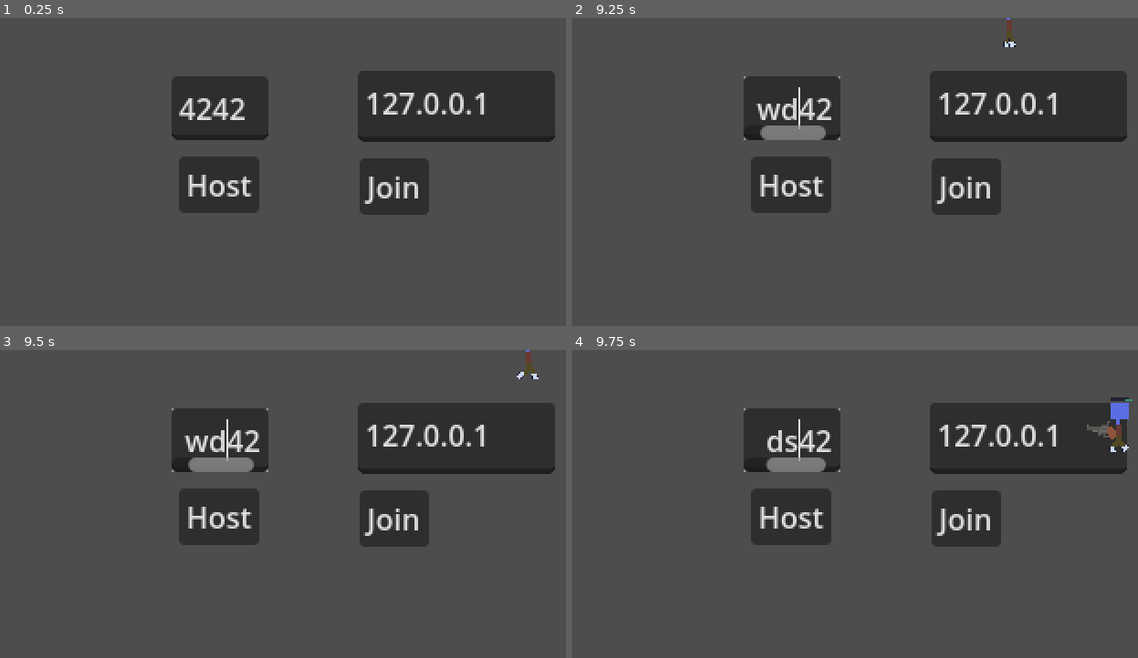
Above: before the commit, frames 1-4 (two rows, left to right).
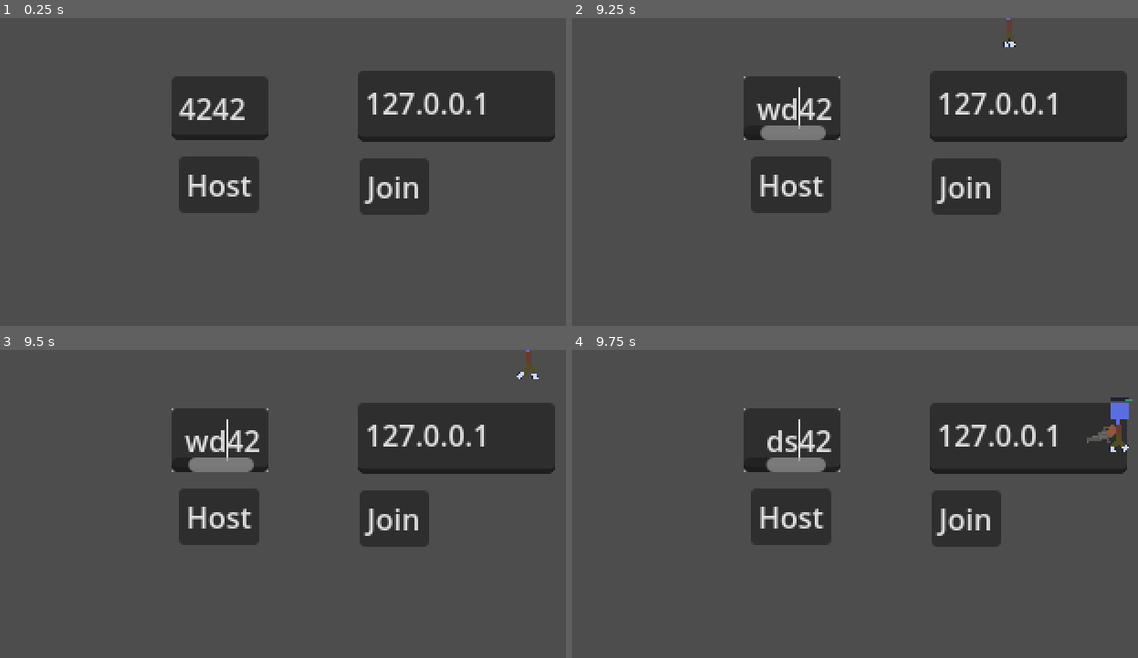
Above: after the commit, the same moments.

Repository: burtonwilliamt/straight-shooter
Game: Godot game, scene res://multiplayer_test.tscn
Same seed, same stepped clock (60 frames per second), same inputs: the game is played once before the commit and once after it.
Inputs (mouse positions are in pixels of both pictures, inside the frame that each line leads up to):
- Up to frame 1 (0.25 s): no input
- Up to frame 2 (9.25 s): tap Enter at 0.5 s; move the mouse to (990, 165) at 0.52 s; hold D (move_right) 0.53-1.25 s; hold Right mouse button (aim) 0.53-1.25 s; click "Host" at 1.25 s; click "Join" at 2 s; move the mouse to (747, 199) at 2.77 s; hold S (move_down) 2.78-3.53 s; click (747, 199) at 2.85 s; move the mouse to (922, 110) at 3.52 s; hold D (move_right) 3.53-4.28 s; hold Right mouse button (aim) 3.53-4.28 s; move the mouse to (832, 249) at 4.27 s; hold W (move_up) 4.28-5.03 s; click (832, 249) at 4.35 s; move the mouse to (1041, 230) at 5.02 s; hold Right mouse button (aim) 5.03-5.78 s; hold A (move_left) 5.03-6.53 s; move the mouse to (690, 131) at 5.77 s; click (690, 131) at 5.85 s; move the mouse to (894, 181) at 6.52 s; hold S (move_down) 6.53-7.28 s; hold Right mouse button (aim) 6.53-7.28 s; move the mouse to (775, 101) at 7.27 s; hold D (move_right) 7.28-8.03 s; click (775, 101) at 7.35 s; move the mouse to (990, 165) at 8.02 s; hold W (move_up) 8.03-8.78 s; hold Right mouse button (aim) 8.03-8.78 s; move the mouse to (747, 199) at 8.77 s; hold D (move_right) from 8.78 s (still down); click (747, 199) at 8.85 s
- Up to frame 3 (9.5 s): keep holding D (move_right)
- Up to frame 4 (9.75 s): move the mouse to (922, 442) at 9.52 s; release D (move_right) at 9.53 s; hold S (move_down) from 9.53 s (still down); hold Right mouse button (aim) from 9.53 s (still down)

Frames 1-3 are identical in both runs. In frame 4, 0.1% of the frame differs, in the area x 90-97%, y 23-31%.
Error after the commit: Invalid assignment of property or key 'flip_v' with value of type 'bool' on a base object of type 'Node2D'. (res://player.gd:50)

Commit message:
found as-is

Diff:
--- a/game.tscn
+++ b/game.tscn
@@ -1,8 +1,118 @@
 [gd_scene load_steps=2 format=3 uid="uid://b3sant4fcdo13"]
 
-[ext_resource type="Script" path="res://lobby.gd" id="1_s2oqg"]
+[sub_resource type="GDScript" id="GDScript_y26gb"]
+script/source = "extends Node
+
+# Autoload named Lobby
+
+# These signals can be connected to by a UI lobby scene or the game scene.
+signal player_connected(peer_id, player_info)
+signal player_disconnected(peer_id)
+signal server_disconnected
+
+const PORT = 7000
+const DEFAULT_SERVER_IP = \"127.0.0.1\" # IPv4 localhost
+const MAX_CONNECTIONS = 20
+
+# This will contain player info for every player,
+# with the keys being each player's unique IDs.
+var players = {}
+
+# This is the local player info. This should be modified locally
+# before the connection is made. It will be passed to every other peer.
+# For example, the value of \"name\" can be set to something the player
+# entered in a UI scene.
+var player_info = {\"name\": \"Name\"}
+
+var players_loaded = 0
+
+
+
+func _ready():
+	multiplayer.peer_connected.connect(_on_player_connected)
+	multiplayer.peer_disconnected.connect(_on_player_disconnected)
+	multiplayer.connected_to_server.connect(_on_connected_ok)
+	multiplayer.connection_failed.connect(_on_connected_fail)
+	multiplayer.server_disconnected.connect(_on_server_disconnected)
+
+
+func join_game(address = \"\"):
+	if address.is_empty():
+		address = DEFAULT_SERVER_IP
+	var peer = ENetMultiplayerPeer.new()
+	var error = peer.create_client(address, PORT)
+	if error:
+		return error
+	multiplayer.multiplayer_peer = peer
+
+
+func create_game():
+	var peer = ENetMultiplayerPeer.new()
+	var error = peer.create_server(PORT, MAX_CONNECTIONS)
+	if error:
+		return error
+	multiplayer.multiplayer_peer = peer
+
+	players[1] = player_info
+	player_connected.emit(1, player_info)
+
+
+func remove_multiplayer_peer():
+	multiplayer.multiplayer_peer = null
+
+
+# When the server decides to start the game from a UI scene,
+# do Lobby.load_game.rpc(filepath)
+@rpc(\"call_local\", \"reliable\")
+func load_game(game_scene_path):
+	get_tree().change_scene_to_file(game_scene_path)
+
+
+# Every peer will call this when they have loaded the game scene.
+@rpc(\"any_peer\", \"call_local\", \"reliable\")
+func player_loaded():
+	if multiplayer.is_server():
+		players_loaded += 1
+		if players_loaded == players.size():
+			$/root/Game.start_game()
+			players_loaded = 0
+
+
+# When a peer connects, send them my player info.
+# This allows transfer of all desired data for each player, not only the unique ID.
+func _on_player_connected(id):
+	_register_player.rpc_id(id, player_info)
+
+
+@rpc(\"any_peer\", \"reliable\")
+func _register_player(new_player_info):
+	var new_player_id = multiplayer.get_remote_sender_id()
+	players[new_player_id] = new_player_info
+	player_connected.emit(new_player_id, new_player_info)
+
+
+func _on_player_disconnected(id):
+	players.erase(id)
+	player_disconnected.emit(id)
+
+
+func _on_connected_ok():
+	var peer_id = multiplayer.get_unique_id()
+	players[peer_id] = player_info
+	player_connected.emit(peer_id, player_info)
+
+
+func _on_connected_fail():
+	multiplayer.multiplayer_peer = null
+
+
+func _on_server_disconnected():
+	multiplayer.multiplayer_peer = null
+	players.clear()
+	server_disconnected.emit()
+"
 
 [node name="Game" type="Node2D"]
 
 [node name="Lobby" type="Node" parent="."]
-script = ExtResource("1_s2oqg")
+script = SubResource("GDScript_y26gb")
--- a/lobby.gd
+++ /dev/null
@@ -1,109 +0,0 @@
-extends Node
-
-# Autoload named Lobby
-
-# These signals can be connected to by a UI lobby scene or the game scene.
-signal player_connected(peer_id, player_info)
-signal player_disconnected(peer_id)
-signal server_disconnected
-
-const PORT = 7000
-const DEFAULT_SERVER_IP = "127.0.0.1" # IPv4 localhost
-const MAX_CONNECTIONS = 20
-
-# This will contain player info for every player,
-# with the keys being each player's unique IDs.
-var players = {}
-
-# This is the local player info. This should be modified locally
-# before the connection is made. It will be passed to every other peer.
-# For example, the value of "name" can be set to something the player
-# entered in a UI scene.
-var player_info = {"name": "Name"}
-
-var players_loaded = 0
-
-
-
-func _ready():
-	multiplayer.peer_connected.connect(_on_player_connected)
-	multiplayer.peer_disconnected.connect(_on_player_disconnected)
-	multiplayer.connected_to_server.connect(_on_connected_ok)
-	multiplayer.connection_failed.connect(_on_connected_fail)
-	multiplayer.server_disconnected.connect(_on_server_disconnected)
-
-
-func join_game(address = ""):
-	if address.is_empty():
-		address = DEFAULT_SERVER_IP
-	var peer = ENetMultiplayerPeer.new()
-	var error = peer.create_client(address, PORT)
-	if error:
-		return error
-	multiplayer.multiplayer_peer = peer
-
-
-func create_game():
-	var peer = ENetMultiplayerPeer.new()
-	var error = peer.create_server(PORT, MAX_CONNECTIONS)
-	if error:
-		return error
-	multiplayer.multiplayer_peer = peer
-
-	players[1] = player_info
-	player_connected.emit(1, player_info)
-
-
-func remove_multiplayer_peer():
-	multiplayer.multiplayer_peer = null
-
-
-# When the server decides to start the game from a UI scene,
-# do Lobby.load_game.rpc(filepath)
-@rpc("call_local", "reliable")
-func load_game(game_scene_path):
-	get_tree().change_scene_to_file(game_scene_path)
-
-
-# Every peer will call this when they have loaded the game scene.
-@rpc("any_peer", "call_local", "reliable")
-func player_loaded():
-	if multiplayer.is_server():
-		players_loaded += 1
-		if players_loaded == players.size():
-			$/root/Game.start_game()
-			players_loaded = 0
-
-
-# When a peer connects, send them my player info.
-# This allows transfer of all desired data for each player, not only the unique ID.
-func _on_player_connected(id):
-	_register_player.rpc_id(id, player_info)
-
-
-@rpc("any_peer", "reliable")
-func _register_player(new_player_info):
-	var new_player_id = multiplayer.get_remote_sender_id()
-	players[new_player_id] = new_player_info
-	player_connected.emit(new_player_id, new_player_info)
-
-
-func _on_player_disconnected(id):
-	players.erase(id)
-	player_disconnected.emit(id)
-
-
-func _on_connected_ok():
-	var peer_id = multiplayer.get_unique_id()
-	players[peer_id] = player_info
-	player_connected.emit(peer_id, player_info)
-
-
-func _on_connected_fail():
-	multiplayer.multiplayer_peer = null
-
-
-func _on_server_disconnected():
-	multiplayer.multiplayer_peer = null
-	players.clear()
-	server_disconnected.emit()
--- a/player.gd
+++ b/player.gd
@@ -47,9 +47,9 @@
 	var mouse_pos = get_viewport().get_mouse_position()
 	$GunRotation.look_at(mouse_pos)
 	if mouse_pos.x > $GunRotation.global_position.x:
-		$GunRotation/Gun.flip_v = false
+		$GunRotation.flip_v = false
 	else:
-		$GunRotation/Gun.flip_v = true
+		$GunRotation.flip_v = true
 
 	if Input.is_action_just_pressed("shoot"):
 		$GunRotation/AudioStreamPlayer2D.play()
--- a/project.godot
+++ b/project.godot
@@ -12,7 +12,7 @@
 
 config/name="Straight-shooter"
 run/main_scene="res://multiplayer_test.tscn"
-config/features=PackedStringArray("4.2", "GL Compatibility")
+config/features=PackedStringArray("4.5", "GL Compatibility")
 config/icon="res://icon.svg"
 
 [display]
@@ -32,22 +32,22 @@
 
 move_right={
 "deadzone": 0.5,
-"events": [Object(InputEventKey,"resource_local_to_scene":fa …(172 unchanged characters)… eycode":68,"key_label":0,"unicode":100,"echo":false,"script":null)
+"events": [Object(InputEventKey,"resource_local_to_scene":fa …(172 unchanged characters)… eycode":68,"key_label":0,"unicode":100,"location":0,"echo":false,"script":null)
 ]
 }
 move_left={
 "deadzone": 0.5,
-"events": [Object(InputEventKey,"resource_local_to_scene":fa …(171 unchanged characters)… keycode":65,"key_label":0,"unicode":97,"echo":false,"script":null)
+"events": [Object(InputEventKey,"resource_local_to_scene":fa …(171 unchanged characters)… keycode":65,"key_label":0,"unicode":97,"location":0,"echo":false,"script":null)
 ]
 }
 move_up={
 "deadzone": 0.5,
-"events": [Object(InputEventKey,"resource_local_to_scene":fa …(172 unchanged characters)… eycode":87,"key_label":0,"unicode":119,"echo":false,"script":null)
+"events": [Object(InputEventKey,"resource_local_to_scene":fa …(172 unchanged characters)… eycode":87,"key_label":0,"unicode":119,"location":0,"echo":false,"script":null)
 ]
 }
 move_down={
 "deadzone": 0.5,
-"events": [Object(InputEventKey,"resource_local_to_scene":fa …(172 unchanged characters)… eycode":83,"key_label":0,"unicode":115,"echo":false,"script":null)
+"events": [Object(InputEventKey,"resource_local_to_scene":fa …(172 unchanged characters)… eycode":83,"key_label":0,"unicode":115,"location":0,"echo":false,"script":null)
 ]
 }
 aim={
Not shown, added: bullet.gd.uid
Not shown, added: multiplayer_test.gd.uid
Not shown, added: player.gd.uid
